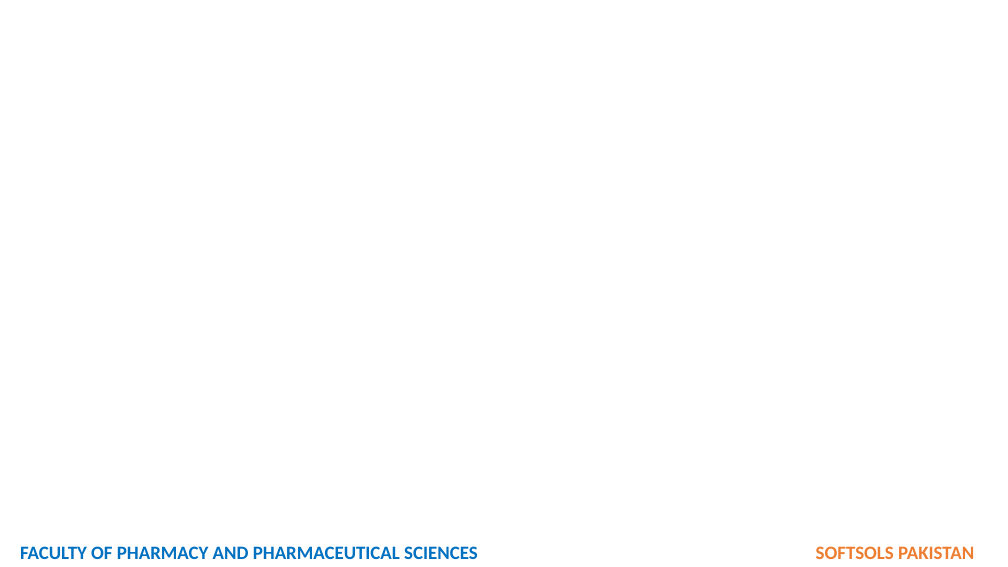
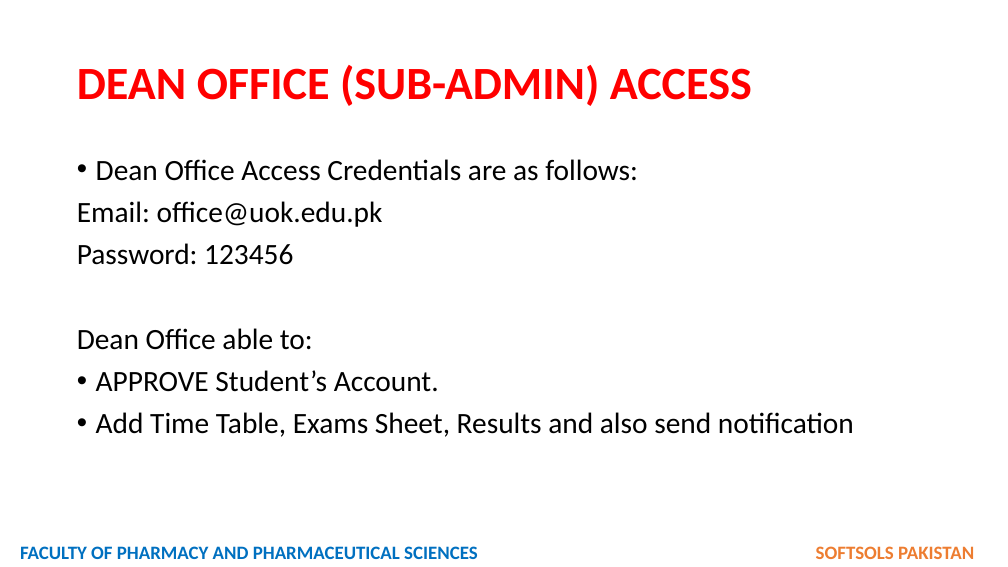
Before and after one commit to softsolspk1/fop, a slide deck: slide 23 of SUPER ADMIN ROLE - DEAN ROLE.pptx. Drawn at 1008x567 pixels with LibreOffice and Linux fonts; fonts in the diff are those of the drawing. Boxes give left, top, right and bottom in pixels: in the first picture for what was removed or moved away, otherwise in the second. Text is boxed around its words. In the diff, an @@ line names an element or a change of style, - is before the commit and + after.

```diff
--- a/SUPER ADMIN ROLE - DEAN ROLE.pptx
+++ b/SUPER ADMIN ROLE - DEAN ROLE.pptx
@@ title added at [77, 65, 752, 106], 44 pt, text #FF0000, bold @@
+DEAN OFFICE (SUB-ADMIN) ACCESS
@@ text added at [77, 159, 854, 437], 28 pt, text #000000 @@
+• Dean Office Access Credentials are as follows:
+Email: office@uok.edu.pk
+Password: 123456
+Dean Office able to:
+• APPROVE Student’s Account.
+• Add Time Table, Exams Sheet, Results and also send notification
```
Also in this commit, not shown: 2 other files.
